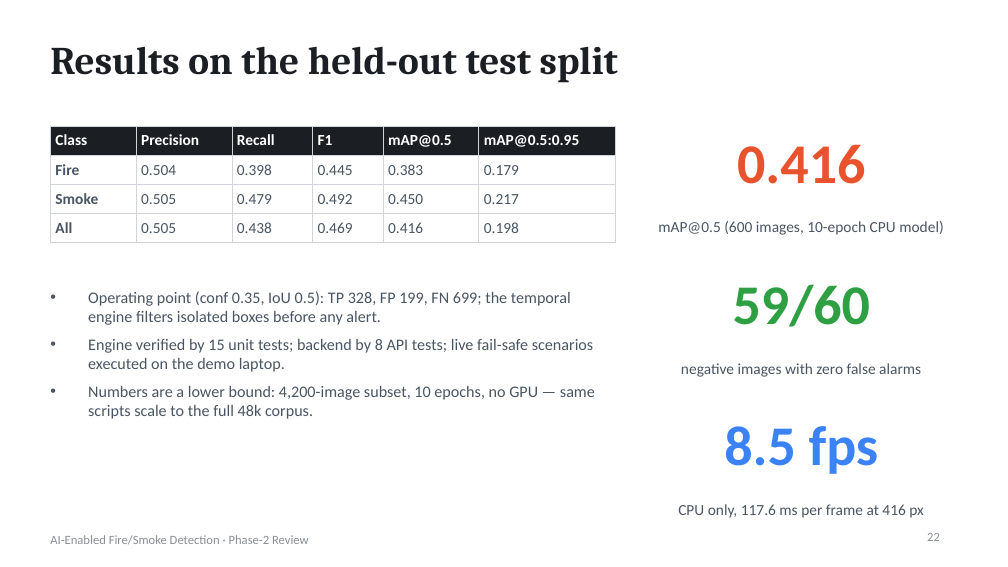
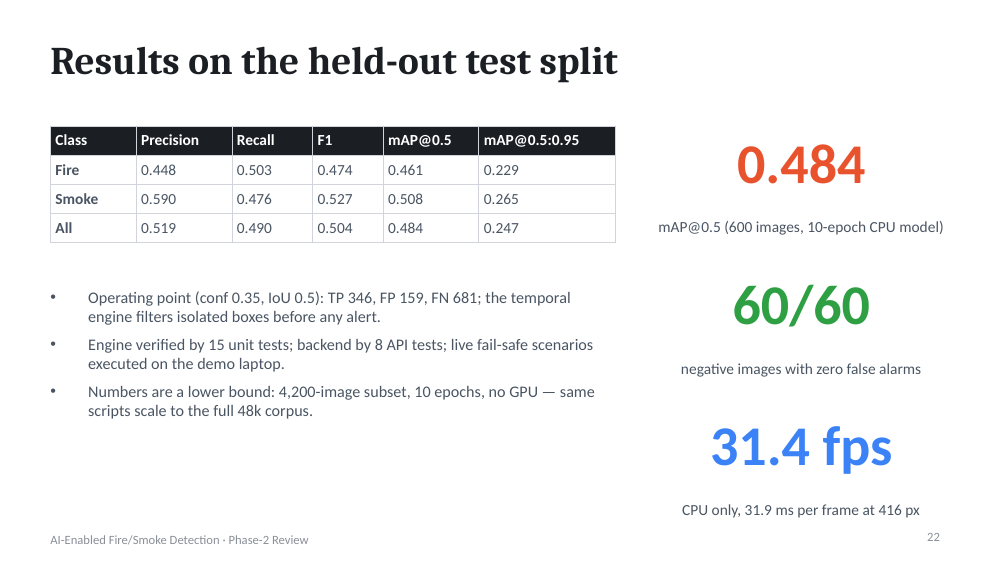
Before and after one commit to bhatspranav7/AI-Enabled-fire-Smoke-detection-systeem-using-Deep-learning-Emergency-Monitoring, a slide deck: slide 22 of ppt/Phase2_Review_Fire_Smoke_Detection.pptx. Drawn at 1008x567 pixels with LibreOffice and Linux fonts; fonts in the diff are those of the drawing. Boxes give left, top, right and bottom in pixels: in the first picture for what was removed or moved away, otherwise in the second. Text is boxed around its words. In the diff, an @@ line names an element or a change of style, - is before the commit and + after.

```diff
--- a/ppt/Phase2_Review_Fire_Smoke_Detection.pptx
+++ b/ppt/Phase2_Review_Fire_Smoke_Detection.pptx
@@ table at (50, 126, 615, 237) @@
-row 2: Fire | 0.504 | 0.398 | 0.445 | 0.383 | 0.179
+row 2: Fire | 0.448 | 0.503 | 0.474 | 0.461 | 0.229
-row 3: Smoke | 0.505 | 0.479 | 0.492 | 0.450 | 0.217
+row 3: Smoke | 0.590 | 0.476 | 0.527 | 0.508 | 0.265
-row 4: All | 0.505 | 0.438 | 0.469 | 0.416 | 0.198
+row 4: All | 0.519 | 0.490 | 0.504 | 0.484 | 0.247
@@ text at (737, 144, 865, 184): text changed @@
-0.416
+0.484
@@ text at (88, 291, 571, 325): text changed @@
-• Operating point (conf 0.35, IoU 0.5): TP 328, FP 199, FN 699; the temporal engine filters isolated boxes before any alert.
+• Operating point (conf 0.35, IoU 0.5): TP 346, FP 159, FN 681; the temporal engine filters isolated boxes before any alert.
@@ text at (733, 284, 870, 327): text changed @@
-59/60
+60/60
@@ text at (710, 426, 893, 474): text changed @@
-8.5 fps
+31.4 fps
@@ text at (682, 504, 919, 518): text changed @@
-CPU only, 117.6 ms per frame at 416 px
+CPU only, 31.9 ms per frame at 416 px
```
Also in this commit, not shown: 1 other slide changed, 55 other files.
